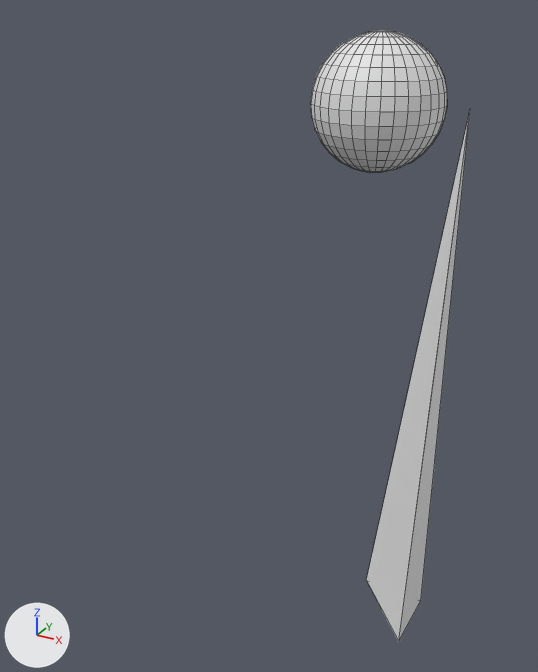
What one commit did to the Blender file ProjectFiles/Assets/Models/Shared/flower.blend.
One viewpoint serves both versions: a 50 mm lens placed at (0.29, -0.903, 0.5), pointed at (-0.194, -0.023, 0.061). Lighting does not change. The marker at lower left points along +X, +Y and +Z. Mesh edges are drawn as thin lines.

The older version as bpy lines, for what is in view:
```python
me_cube_001 = bpy.data.meshes.new('Cube.001')
me_cube_001.from_pydata([(0.0, 0.0, -1.0), (-1.0, 1.0, -1.0), (0.0, 1.0, 0.0), (1.0, -1.0, -1.0), (1.0, 0.0, 0.0), (1.0, 1.0, -1.0), (1.0, 1.0, 1.0)], [], [(1, 2, 6, 5), (5, 6, 4, 3), (1, 5, 3, 0), (3, 1, 6)])
me_sphere = bpy.data.meshes.new('Sphere')
me_sphere.from_pydata(...)  # a UV sphere (32 segments, 16 rings, poles along z) spanning x -1.0..1.0, y -1.0..1.0, z -1.0..1.0
ob_cube = bpy.data.objects.new('Cube', me_cube_001)
ob_cube.location = (0.0, 0.0, 0.0)
ob_cube.rotation_euler = (-0.00351, -0.00496, -0.0231)  # degrees (-0.2, -0.3, -1.3)
ob_cube.scale = (0.0483, 0.0501, 0.389)
ob_sphere = bpy.data.objects.new('Sphere', me_sphere)
ob_sphere.location = (-0.122, 0.181, 0.372)
ob_sphere.scale = (0.1, 0.1, 0.1)
```
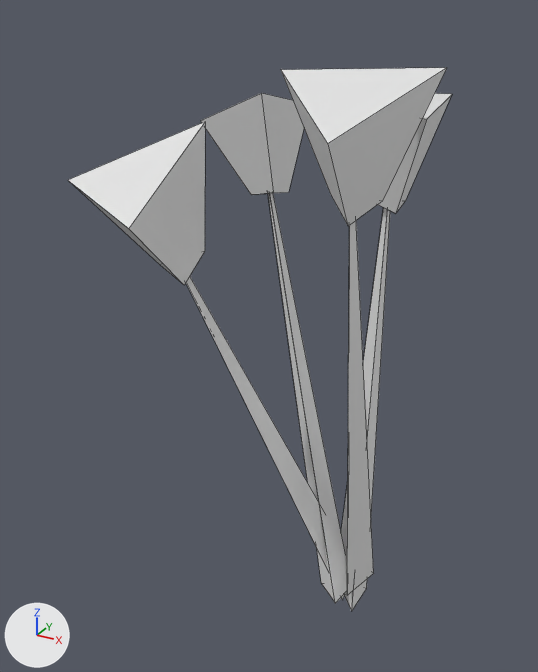
Commit message: fix flower model

Boxes (x1, y1, x2, y2) around the edits, measured in the pictures (538 x 672 px):
'Cube', moved, turned, rescaled: before (366, 111, 470, 642); after (268, 192, 347, 604)
'Sphere', deleted: before (310, 30, 447, 173)
'petal.003', added: after (281, 68, 447, 226)
'petal.004', added: after (68, 122, 205, 285)
'petal.002', added: after (200, 93, 304, 195)
'blade.003', added: after (347, 221, 374, 595)
'blade.004', added: after (186, 277, 344, 600)
'blade', added: after (341, 208, 390, 611)
'petal', added: after (378, 93, 452, 214)

What changed in the scene script:
```text
Add me_cone:
    me_cone.from_pydata([(-0.33, 1.09, -0.99), (1.12, 0.0, -0.99), (-0.67, -1.01, -0.98), (-0.1, 0.35, 0.37), (0.38, 0.0, 0.31), (-0.22, -0.33, 0.36), (-0.22, -0.33, 0.35)], [], [(0, 3, 4, 1), (1, 4, 6, 2), (2, 6, 5, 3, 0), (0, 1, 2), (5, 4, 3)])
Change ob_cube:
    ob_cube.location: (0.0, 0.0, 0.0) -> (-0.206, 0.039, -0.011)
    ob_cube.rotation_euler: (-0.00351, -0.00496, -0.0231) -> (-0.163, -0.329, -0.00431)  # degrees (-0.2, -0.3, -1.3) -> degrees (-9.3, -19, -0.2)
    ob_cube.scale: (0.0483, 0.0501, 0.389) -> (0.0289, 0.03, 0.389)
Remove ob_sphere:
    ob_sphere = bpy.data.objects.new('Sphere', me_sphere)
    ob_sphere.location = (-0.122, 0.181, 0.372)
    ob_sphere.scale = (0.1, 0.1, 0.1)
Add ob_petal:
    ob_petal = bpy.data.objects.new('petal', me_cone)
    ob_petal.location = (-0.041, 0.034, 0.296)
    ob_petal.rotation_euler = (-0.0177, -3.085, -0.00506)  # degrees (-1, -177, -0.3)
    ob_petal.scale = (0.0994, 0.0994, 0.0994)
Add ob_petal_004:
    ob_petal_004 = bpy.data.objects.new('petal.004', me_cone.copy())
    ob_petal_004.location = (-0.231, -0.198, 0.24)
    ob_petal_004.rotation_euler = (-0.415, -3.309, -0.0753)  # degrees (-24, -190, -4.3)
    ob_petal_004.scale = (0.0994, 0.0994, 0.0994)
Add ob_petal_003:
    ob_petal_003 = bpy.data.objects.new('petal.003', me_cone.copy())
    ob_petal_003.location = (-0.025, -0.136, 0.327)
    ob_petal_003.rotation_euler = (2.907, -12.71, -3.495)  # degrees (167, 352, -200)
    ob_petal_003.scale = (0.0994, 0.0994, 0.0994)
Add ob_petal_002:
    ob_petal_002 = bpy.data.objects.new('petal.002', me_cone.copy())
    ob_petal_002.location = (-0.272, 0.117, 0.27)
    ob_petal_002.rotation_euler = (0.144, -3.407, 0.004)  # degrees (8.3, -195, 0.2)
    ob_petal_002.scale = (0.0994, 0.0994, 0.0994)
Add ob_blade:
    ob_blade = bpy.data.objects.new('blade', me_cube_001)
    ob_blade.location = (-0.069, 0.003, 0.001)
    ob_blade.rotation_euler = (-0.00351, -0.00496, -0.0231)  # degrees (-0.2, -0.3, -1.3)
    ob_blade.scale = (0.0289, 0.03, 0.389)
Add ob_blade_004:
    ob_blade_004 = bpy.data.objects.new('blade.004', me_cube_001.copy())  # the mesh of ob_cube
    ob_blade_004.location = (-0.187, -0.115, -0.043)
    ob_blade_004.rotation_euler = (0.402, -0.218, -0.117)  # degrees (23, -12, -6.7)
    ob_blade_004.scale = (0.0289, 0.03, 0.389)
Add ob_blade_003:
    ob_blade_003 = bpy.data.objects.new('blade.003', me_cube_001.copy())  # the mesh of ob_cube
    ob_blade_003.location = (-0.062, -0.086, 0.035)
    ob_blade_003.rotation_euler = (0.211, 0.0831, -0.384)  # degrees (12, 4.8, -22)
    ob_blade_003.scale = (0.0289, 0.03, 0.389)
```
